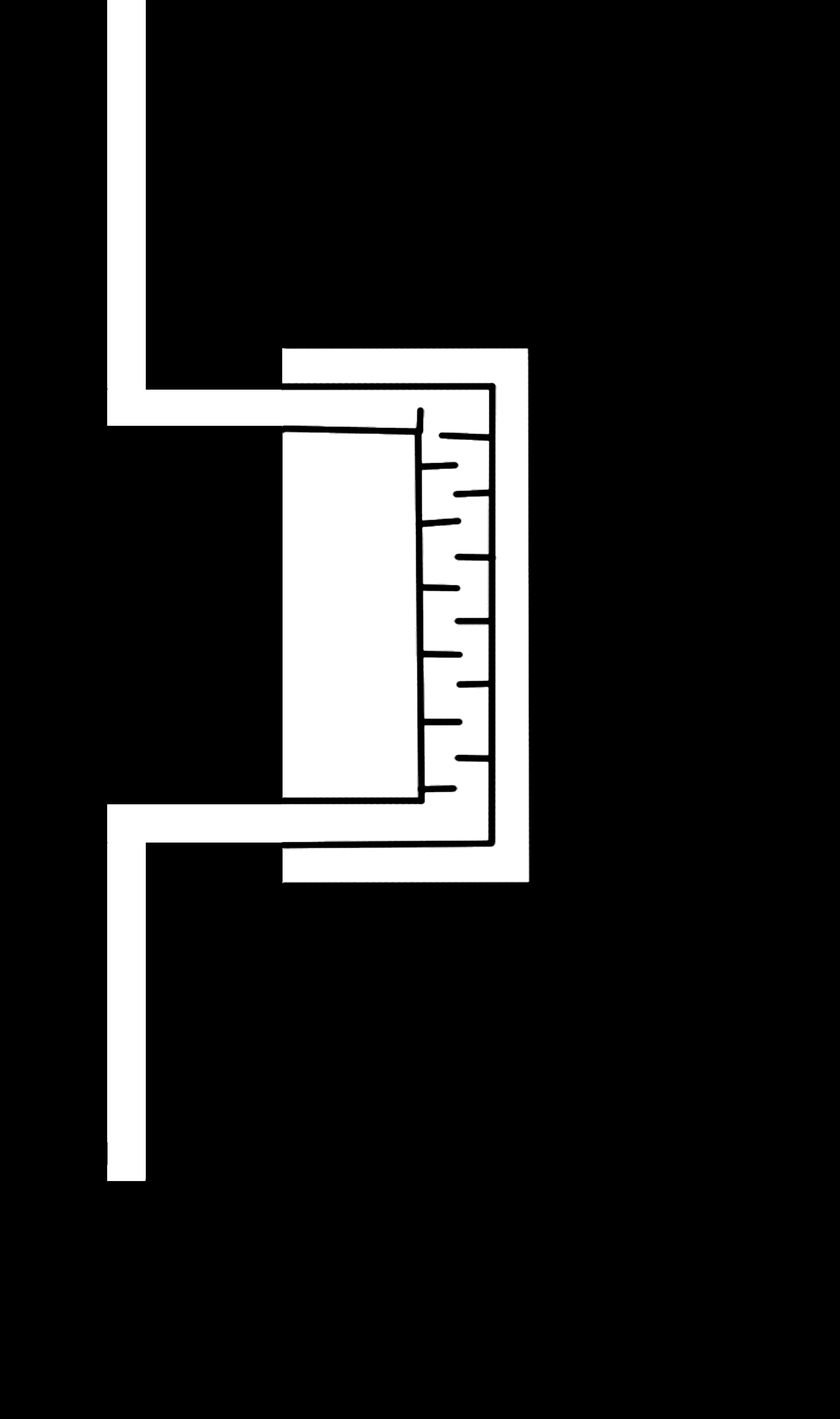
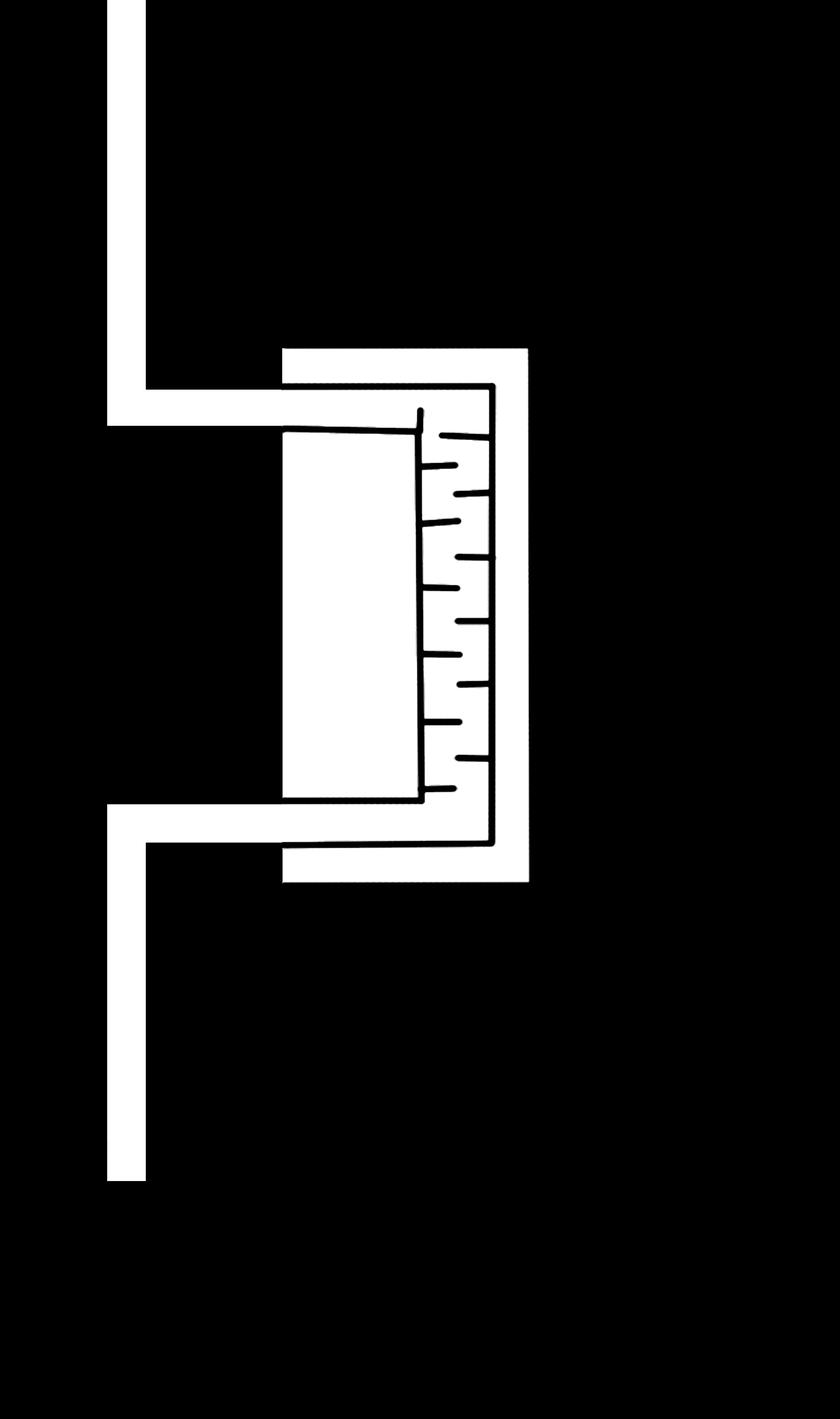
Layers edited between the first and the second (840, 1419) image:
painted on "Layer 1" over (107, 388, 146, 1181)
